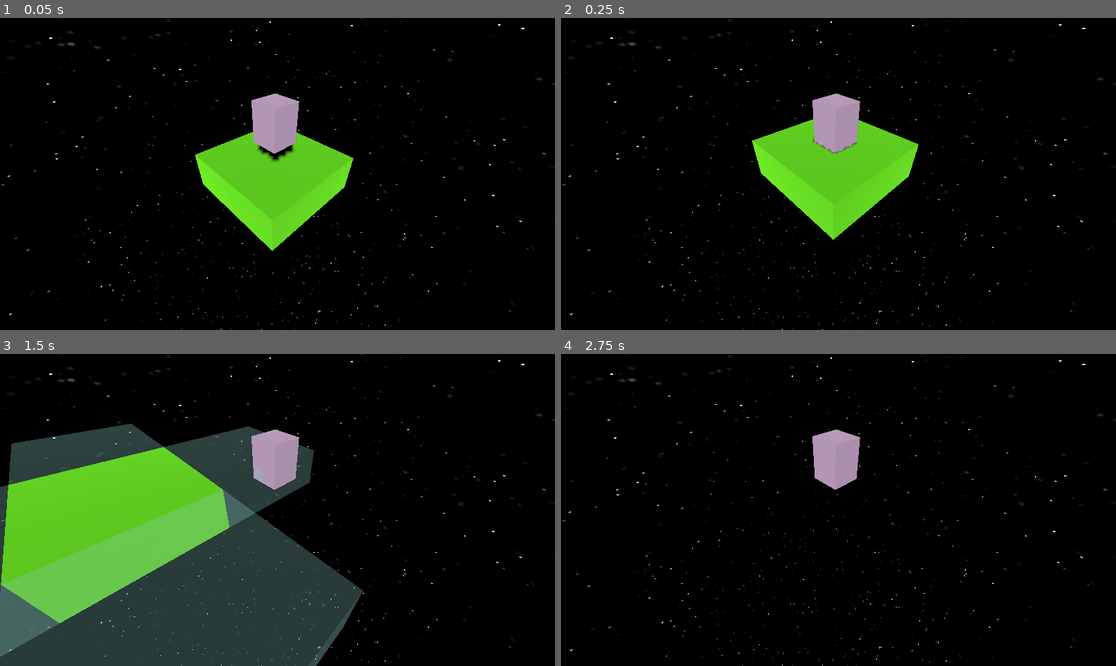
Above: before the commit, frames 1-4 (two rows, left to right).
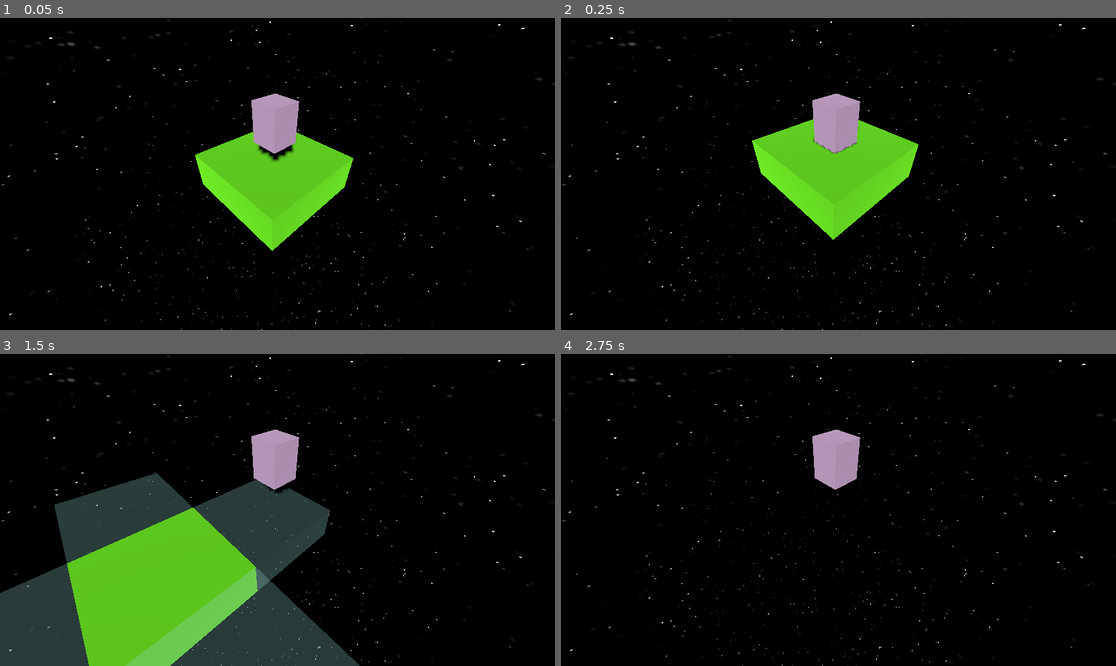
Above: after the commit, the same moments.

Repository: MichellePG/PlaceHolder
Game: Godot game, scene res://scenes/main.tscn
Two runs of this game, one before a commit and one after it. Both use one fixed random seed, a clock stepped at 60 frames per second and the inputs below.
Inputs:
- Up to frame 1 (0.05 s): no input
- Up to frame 2 (0.25 s): no input
- Up to frame 3 (1.5 s): tap Enter (ui_accept) at 0.5, 0.6, 0.77, 1.07, 1.35 s; hold A (move_right) 0.53-1.28 s; hold S (move_backward) from 1.28 s (still down)
- Up to frame 4 (2.75 s): tap Enter (ui_accept) at 1.52, 1.82, 2.1 s; release S (move_backward) at 2.03 s; hold A (move_right) from 2.03 s (still down)

The runs differ from the first frame. In frame 1, less than 0.1% of the frame differs, in the area x 40-60%, y 37-72%; in frame 2, less than 0.1%; in frame 3, 34%, in the area x 0-66%, y 22-100%; in frame 4, nothing differs.

Commit message:
Salto del personaje
Se añade salto entre movimientos.
Al ajustar la gravedad, SPEED y JUMP_SPEED, se ajusta la dificultad mediante el tiempo de reacción necesario para jugar.

Diff:
--- a/project.godot
+++ b/project.godot
@@ -38,6 +38,10 @@
 ]
 }
 
+[physics]
+
+3d/default_gravity=10.0
+
 [rendering]
 
 renderer/rendering_method="gl_compatibility"
--- a/scenes/personaje.gd
+++ b/scenes/personaje.gd
@@ -1,13 +1,13 @@
 extends CharacterBody3D
 
 
-const SPEED = 1
-const JUMP_VELOCITY = 4.5
+const SPEED = 2.0
+const JUMP_VELOCITY = 5.0
 
 # Get the gravity from the project settings to be synced with RigidBody nodes.
 var gravity = ProjectSettings.get_setting("physics/3d/default_gravity")
 
-var timer = 0.0
+
 var move_direction
 
 func _physics_process(delta):
@@ -16,22 +16,22 @@
 		velocity.y -= gravity * delta
 
 	# Handle jump.
-	if Input.is_action_just_pressed("ui_accept") and is_on_floor():
-		velocity.y = JUMP_VELOCITY
+	#if Input.is_action_just_pressed("ui_accept") and is_on_floor():
+	#	velocity.y = JUMP_VELOCITY
 
 	# Get the input direction and handle the movement/deceleration.
 	# As good practice, you should replace UI actions with custom gameplay actions.
 
 	# Move the character automatically every 3 seconds
-	timer += delta
-	if timer > 1.0:
+	if is_on_floor():
 		# Choose a random direction
-		var directions = [Vector3(2, 0, 0), Vector3(-2, 0, 0), Vector3(0, 0, 1), Vector3(0, 0, -2)]
+		var directions = [Vector3(1, 0, 0), Vector3(-1, 0, 0), Vector3(0, 0, 1), Vector3(0, 0, -1)]
 		var random_dir = directions[randi() % directions.size()]
 		move_direction = random_dir
-		timer = 0.0
 		print(move_direction)
 
+		# Jump before moving
+		velocity.y = JUMP_VELOCITY
 	# Move the character in the chosen direction
 	if move_direction:
 		velocity.x = move_direction.x * SPEED
